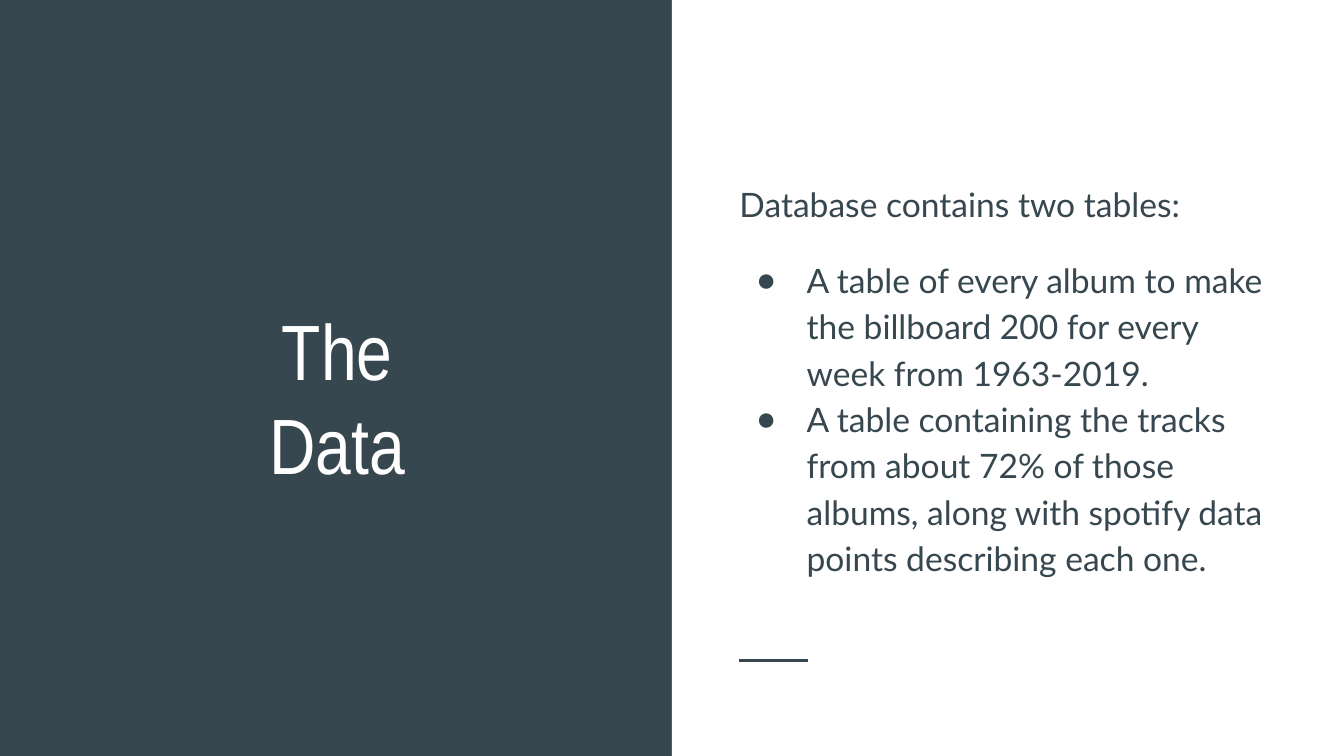
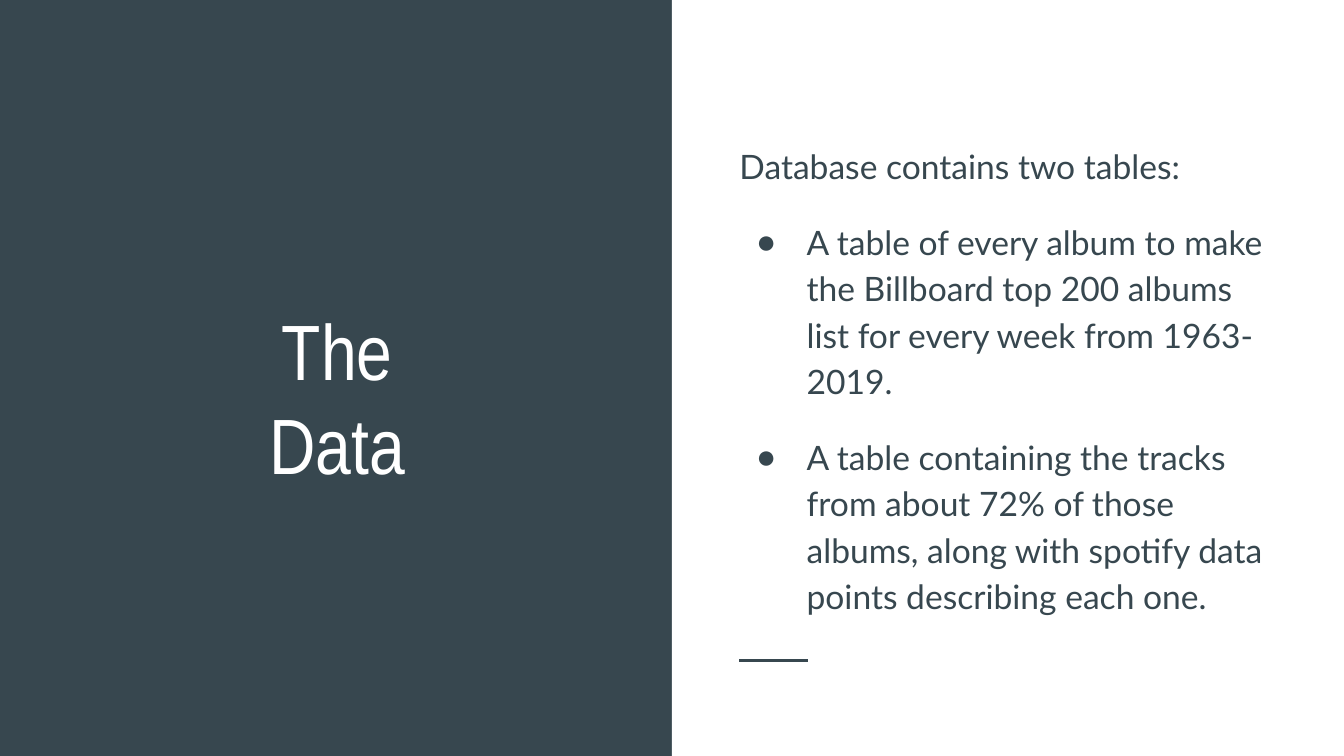
Before and after one commit to ZackMagnotti/tin-pan-data, a slide deck: slide 2 of docs/presentation.pptx. Drawn at 1344x756 pixels with LibreOffice and Linux fonts; fonts in the diff are those of the drawing. Boxes give left, top, right and bottom in pixels: in the first picture for what was removed or moved away, otherwise in the second. Text is boxed around its words. In the diff, an @@ line names an element or a change of style, - is before the commit and + after.

Commit message:
updated presentation

```diff
--- a/docs/presentation.pptx
+++ b/docs/presentation.pptx
@@ text at <box>739,154,1262,615</box>: more space between paragraphs @@
@@ text at <box>807,230,1262,395</box>: text changed @@
-● A table of every album to make the billboard 200 for every week from 1963-2019.
+● A table of every album to make the Billboard top 200 albums list for every week from 1963-2019.
```
Also in this commit, not shown: 1 other slide changed, 5 slides added.
